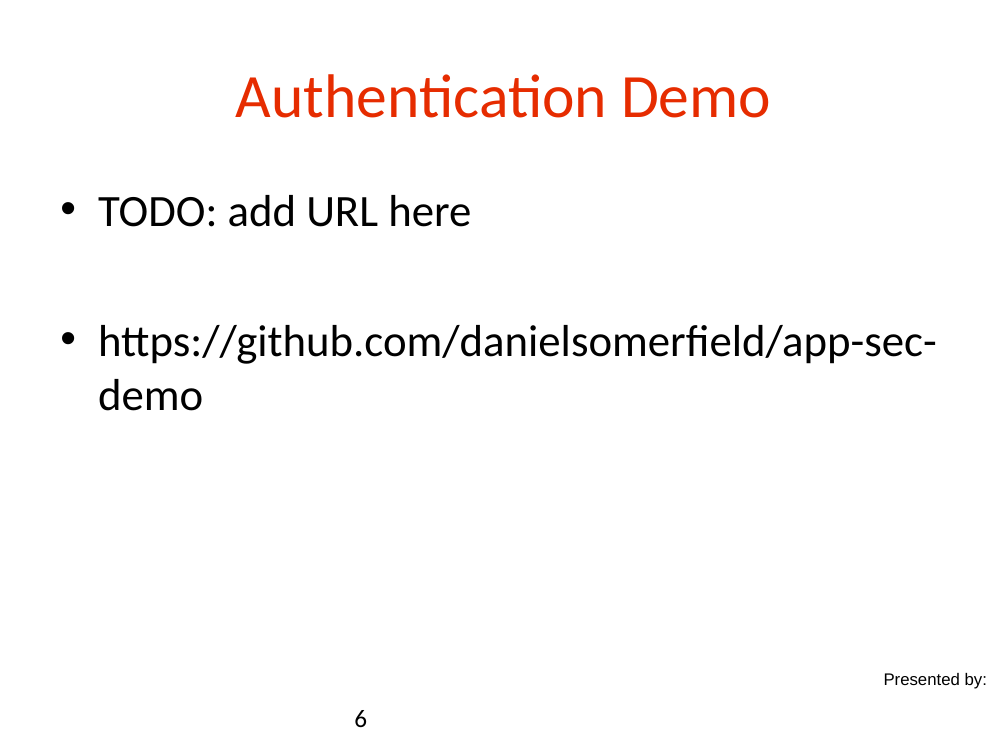
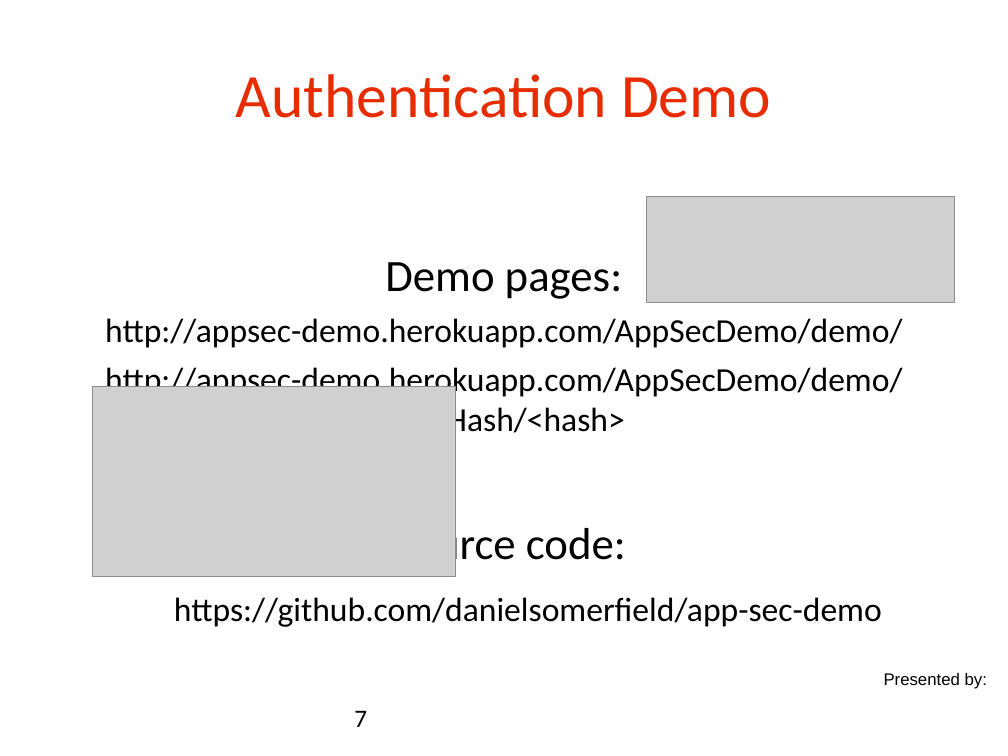
Before and after one commit to danielsomerfield/app-sec-presentation, a slide deck: slide 7 of AppSec Presentation Deck Day 3.ppt (slide 6 before the commit). Drawn at 1008x756 pixels with LibreOffice and Linux fonts; fonts in the diff are those of the drawing; grey boxes stand for pictures; background and template pictures are left out. Boxes give left, top, right and bottom in pixels: in the first picture for what was removed or moved away, otherwise in the second. Text is boxed around its words. In the diff, an @@ line names an element or a change of style, - is before the commit and + after.

```diff
--- a/AppSec Presentation Deck Day 3.ppt
+++ b/AppSec Presentation Deck Day 3.ppt
@@ picture added at [647, 197, 956, 302] @@
@@ text at [105, 262, 902, 570]: text changed; size 32 to 24 pt @@
-• TODO: add URL here
+Demo pages:
+http://appsec-demo.herokuapp.com/AppSecDemo/demo/
+http://appsec-demo.herokuapp.com/AppSecDemo/demo/hackHash/<hash>
+Source code:
@@ picture added at [93, 386, 456, 577] @@
@@ text at [174, 597, 882, 627]: size 32 to 24 pt in "https://github.com/danielsomerfield/app-sec-demo"; alignment left to centre; bullet • to none; less space between paragraphs @@
@@ page number at [354, 710, 367, 727]: text changed @@
-6
+7
```
Also in this commit, not shown: 4 other slides changed, 3 slides added, 4 other files.
